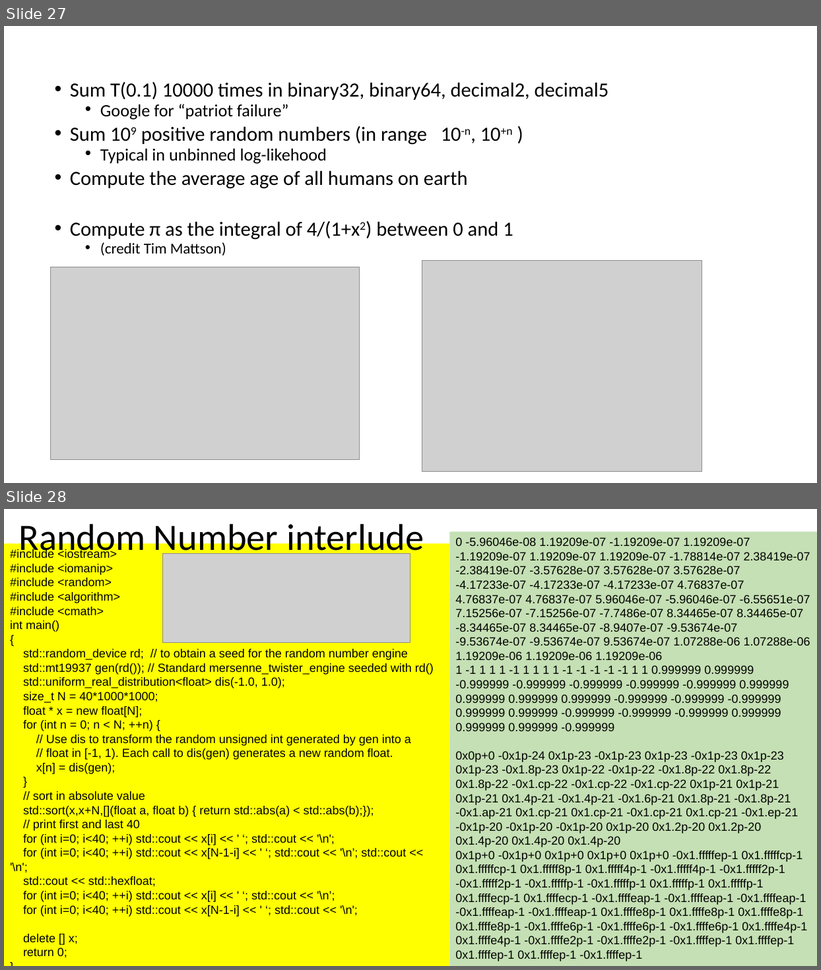
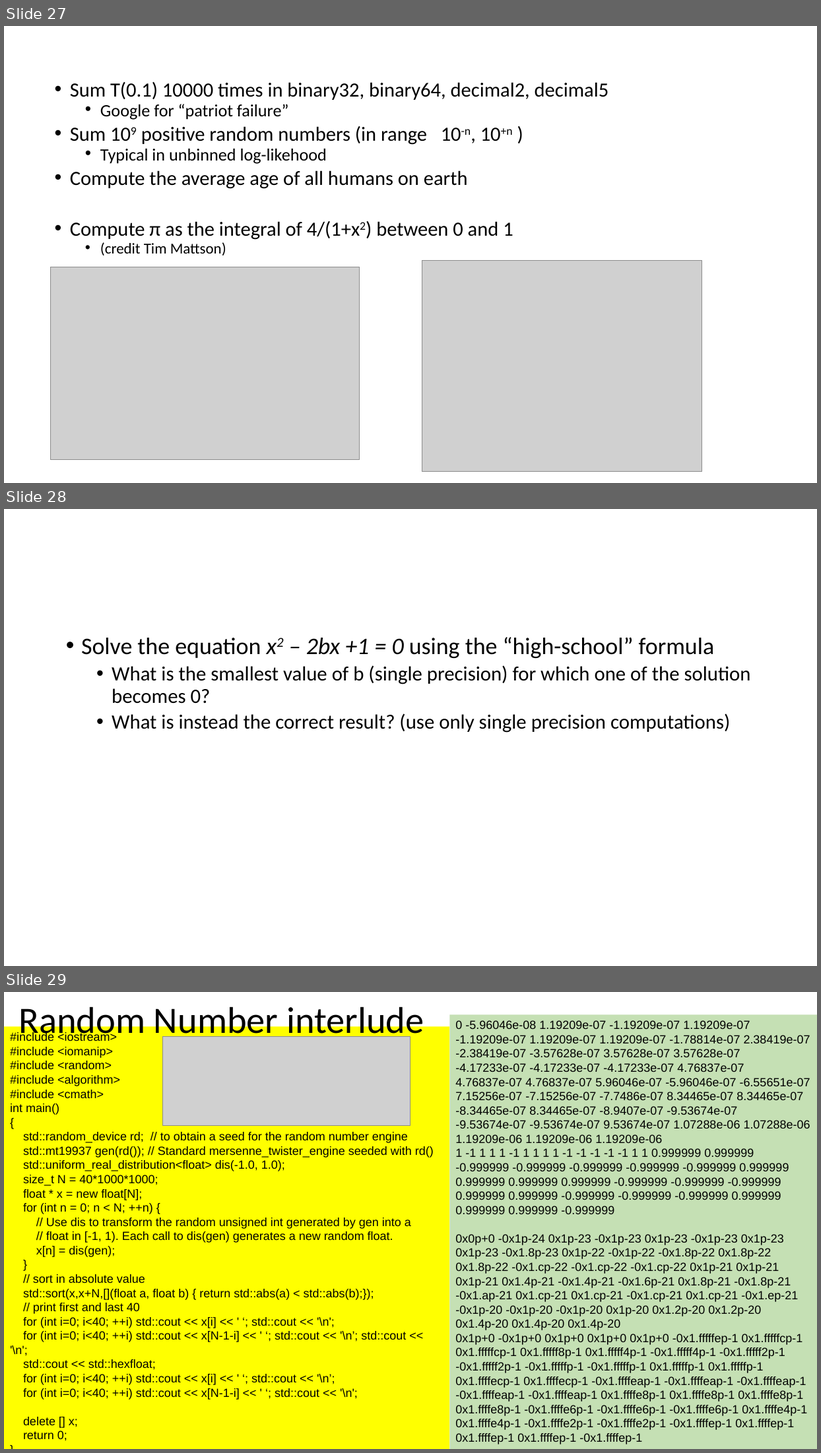
Before and after one commit to VinInn/FPCourse, a slide deck: Slides/FPforScientist.pptx. Shown one above the other, each under a label of ours: slides 27 and 28 before the commit, slides 27, 28 and 29 after it. The pictures are 821x970 and 821x1453 pixels, drawn with LibreOffice and Linux fonts; fonts in the diff are those of the drawing; grey boxes stand for pictures. Boxes give left, top, right and bottom in pixels: in the first picture for what was removed or moved away, otherwise in the second. Text is boxed around its words. In the diff, an @@ line names an element or a change of style, - is before the commit and + after.

```diff
--- a/Slides/FPforScientist.pptx
+++ b/Slides/FPforScientist.pptx
@@ slide 28 added at (4, 509, 817, 966), background #FFFFFF @@
@@ text added at (81, 637, 751, 733), 24 pt, text #000000 @@
+• Solve the equation x2 – 2bx +1 = 0 using the “high-school” formula
+  • What is the smallest value of b (single precision) for which one of the solution becomes 0?
+  • What is instead the correct result? (use only single precision computations)
@@ what was slide 28 is now slide 29 @@
```
Also in this commit, not shown: 5 slides changed.
